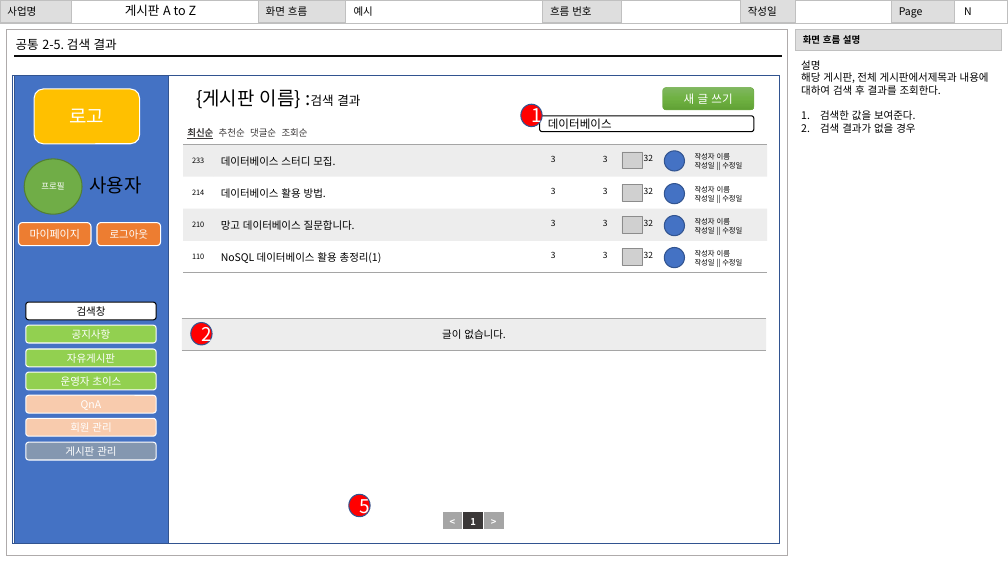
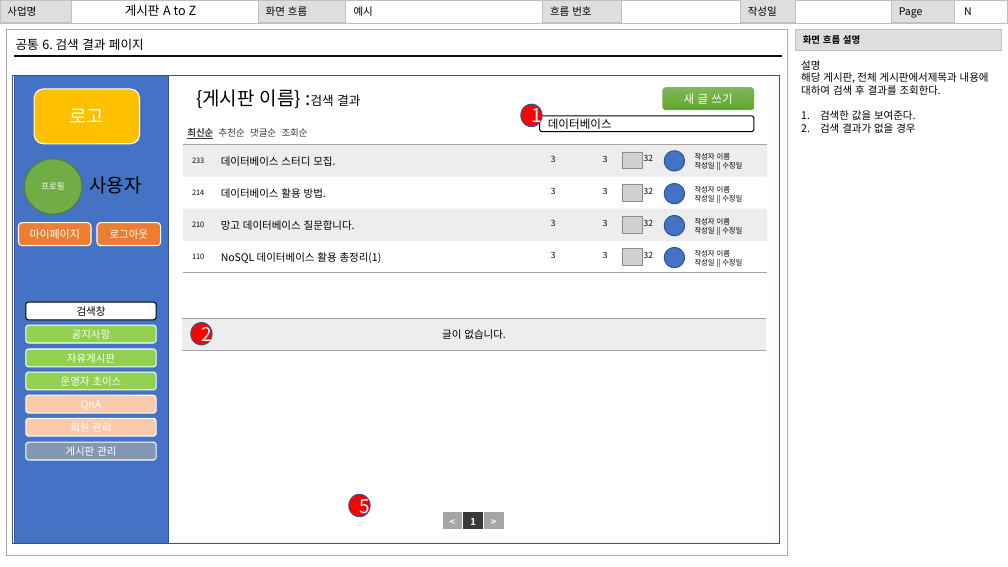
Before and after one commit to gihangShin/test, a slide deck: slide 13 of 화면설계서_2022_07_18.pptx (slide 9 before the commit). Drawn at 1008x567 pixels with LibreOffice and Linux fonts; fonts in the diff are those of the drawing; grey boxes stand for pictures; background and template pictures are left out. Boxes give left, top, right and bottom in pixels: in the first picture for what was removed or moved away, otherwise in the second. Text is boxed around its words. In the diff, an @@ line names an element or a change of style, - is before the commit and + after.

```diff
--- a/화면설계서_2022_07_18.pptx
+++ b/화면설계서_2022_07_18.pptx
@@ text at bbox=[16, 38, 144, 50]: text changed @@
-공통 2-5. 검색 결과
+공통 6. 검색 결과 페이지
```
Also in this commit, not shown: 9 other slides changed, 1 slide added, 2 slides removed, 1 other file.
